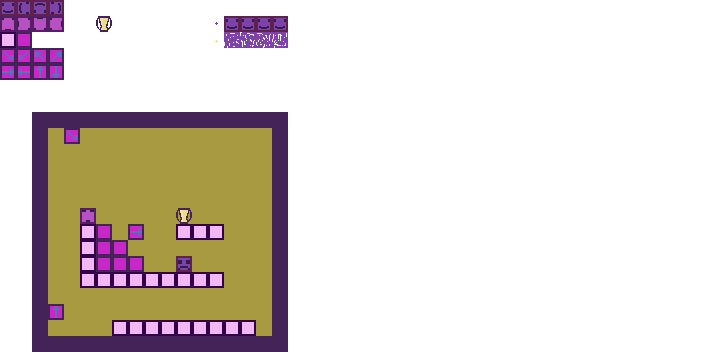
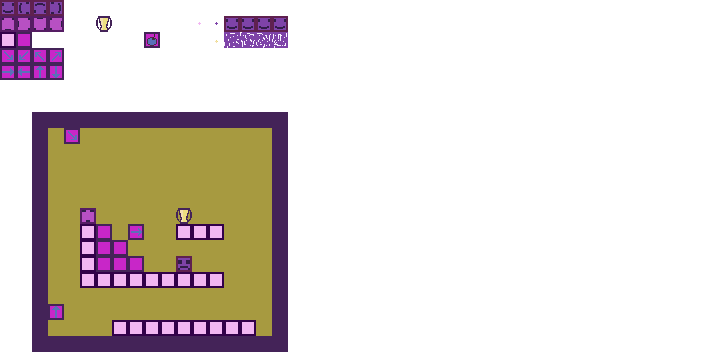
Two versions of the same layered image (704px x 352px). Layer-by-layer changes:
added layer "Слой 14" above "Слой 13 kопировать" over (144, 32, 160, 48)
